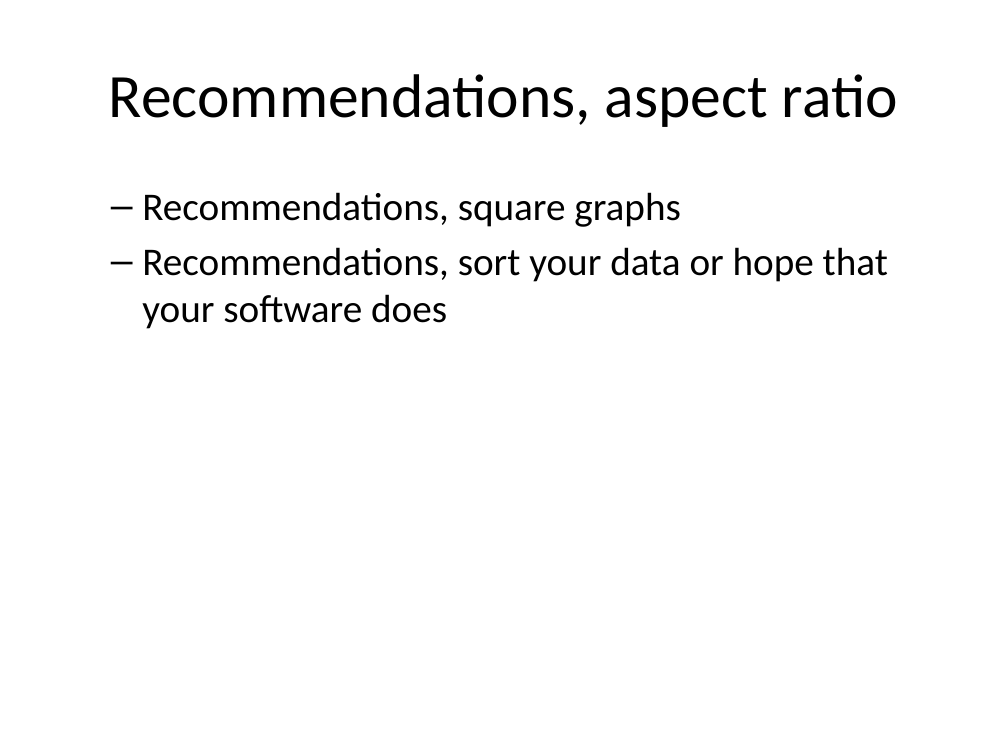
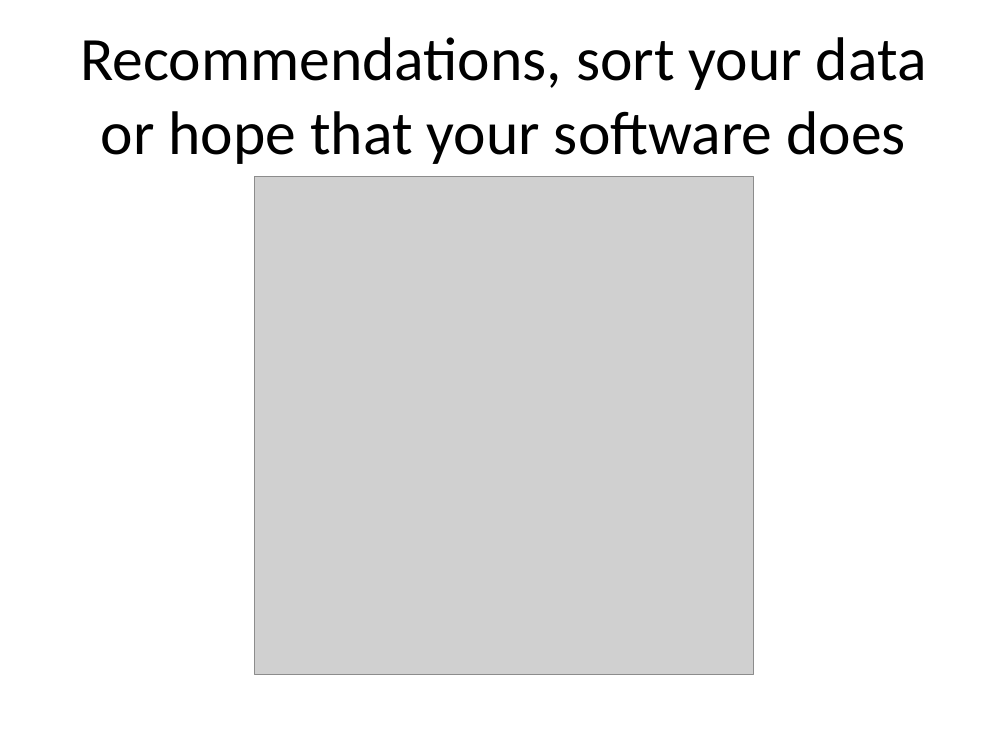
Before and after one commit to pmean/data-visualization, a slide deck: slide 21 of data-viz-03/component/recommendations-linegraphs.pptx (slide 20 before the commit). Drawn at 1008x756 pixels with LibreOffice and Linux fonts; fonts in the diff are those of the drawing; grey boxes stand for pictures. Boxes give left, top, right and bottom in pixels: in the first picture for what was removed or moved away, otherwise in the second. Text is boxed around its words. In the diff, an @@ line names an element or a change of style, - is before the commit and + after.

Commit message:
Revised quiz for data-viz-03

```diff
--- a/data-viz-03/component/recommendations-linegraphs.pptx
+++ b/data-viz-03/component/recommendations-linegraphs.pptx
@@ title at <box>80,37,927,164</box>: text changed @@
-Recommendations, aspect ratio
+Recommendations, sort your data or hope that your software does
@@ picture added at <box>255,176,753,674</box> @@
@@ text removed at <box>142,192,888,329</box> @@
-  – Recommendations, square graphs
-  – Recommendations, sort your data or hope that your software does
```
Also in this commit, not shown: 2 other slides changed, 1 slide added, 7 other files.
